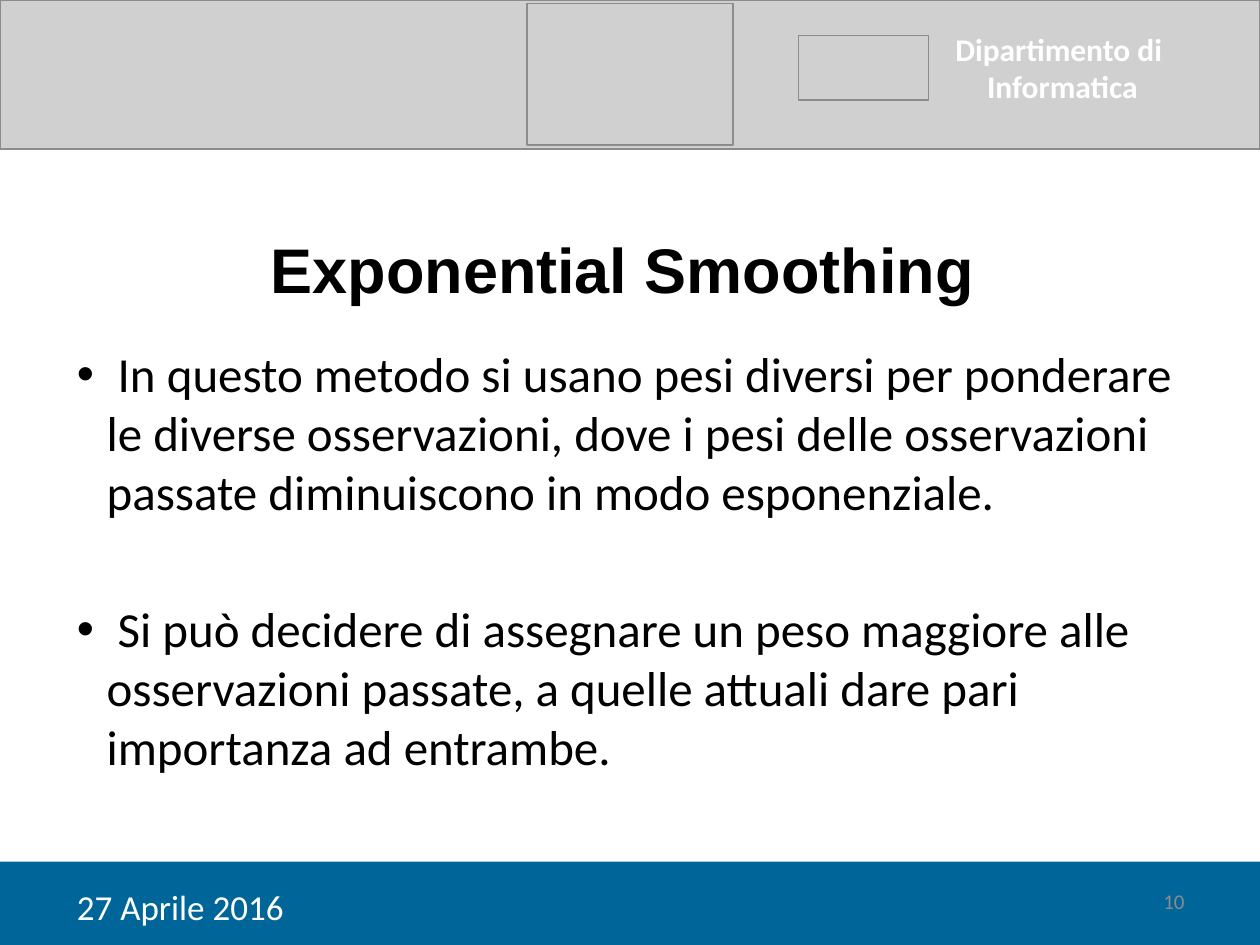
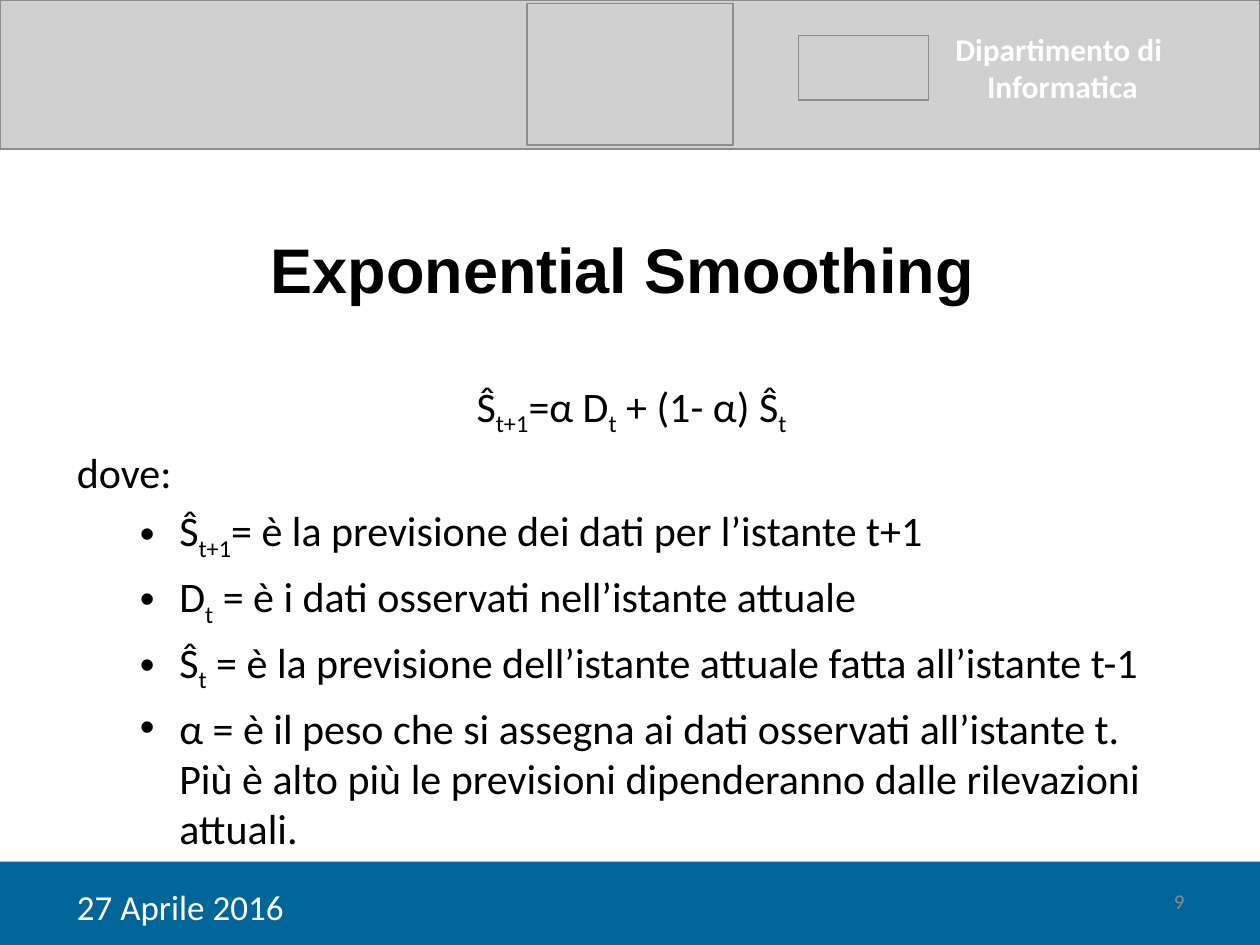
Before and after one commit to tps1516/Tesi, a slide deck: slide 9 of Tesi Corrado/Giancaspro_Corrado_Presentazione.pptx (slide 10 before the commit). Drawn at 1260x945 pixels with LibreOffice and Linux fonts; fonts in the diff are those of the drawing; grey boxes stand for pictures. Boxes give left, top, right and bottom in pixels: in the first picture for what was removed or moved away, otherwise in the second. Text is boxed around its words. In the diff, an @@ line names an element or a change of style, - is before the commit and + after.

```diff
--- a/Tesi Corrado/Giancaspro_Corrado_Presentazione.pptx
+++ b/Tesi Corrado/Giancaspro_Corrado_Presentazione.pptx
@@ text at bbox=[77, 391, 1140, 845]: text changed; size 28 to 24 pt @@
-• In questo metodo si usano pesi diversi per ponderare le diverse osservazioni, dove i pesi delle osservazioni passate diminuiscono in modo esponenziale.
-• Si può decidere di assegnare un peso maggiore alle osservazioni passate, a quelle attuali dare pari importanza ad entrambe.
+Ŝt+1=α Dt + (1- α) Ŝt
+dove:
+  • Ŝt+1= è la previsione dei dati per l’istante t+1
+  • Dt = è i dati osservati nell’istante attuale
+  • Ŝt = è la previsione dell’istante attuale fatta all’istante t-1
+  • α = è il peso che si assegna ai dati osservati all’istante t. Più è alto più le previsioni dipenderanno dalle rilevazioni attuali.
@@ page number at bbox=[1174, 895, 1185, 909]: text changed @@
-10
+9
```
Also in this commit, not shown: 7 other slides changed, 8 slides added, 1 slide removed, 1 other file.
